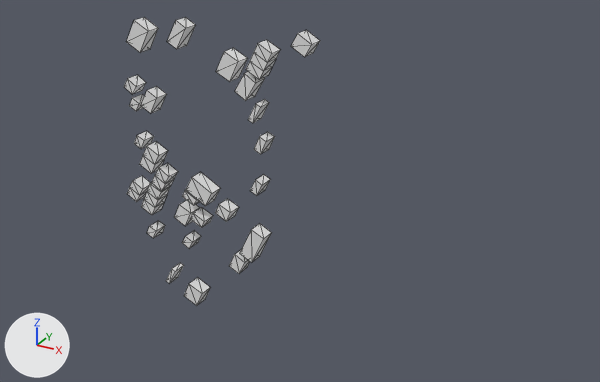
Renders of the glTF model output/glb/tile_519.glb from each side of a commit.
Before and after are seen from a 50 mm camera at (216.0, -405.0, 229.0) aimed at (-5.0, -2.0, 27.0). Every picture has the same lights, and +X, +Y and +Z are marked at lower left. The picture after the commit comes second. Mesh edges are drawn as thin lines. Vertices at exactly the same position are counted once.
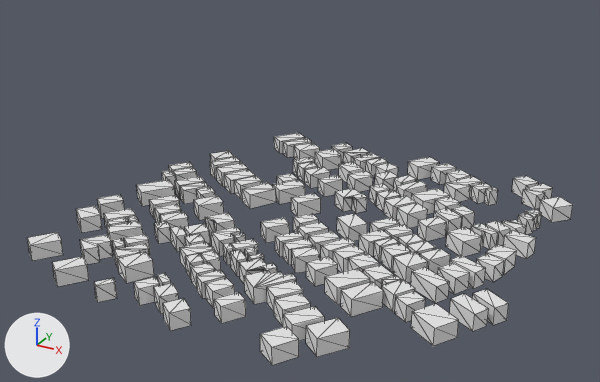
Boxes [x1, y1, x2, y2] around the edits, measured in the pictures (600 x 382 px; the box of a moved part takes in the faces that stretch with it):
'Mesh_0', reshaped (178% wider, 20% shorter): before [124, 17, 320, 306]; after [27, 133, 573, 365]
part 1 of me_mesh_0, moved or reshaped: before [215, 199, 239, 222]; after [471, 183, 492, 203]
part 2 of me_mesh_0, moved or reshaped: before [186, 172, 220, 206]; after [431, 163, 456, 185]
part 3 of me_mesh_0, moved or reshaped: before [229, 250, 250, 274]; after [512, 176, 539, 197]
part 4 of me_mesh_0, moved or reshaped: before [174, 200, 200, 226]; after [395, 291, 426, 322]
part 5 of me_mesh_0, moved or reshaped: before [182, 190, 200, 206]; after [382, 276, 401, 286]
part 6 of me_mesh_0, moved or reshaped: before [240, 224, 272, 263]; after [341, 282, 383, 317]
part 7 of me_mesh_0, moved or reshaped: before [182, 231, 201, 249]; after [185, 254, 204, 279]
part 8 of me_mesh_0, moved or reshaped: before [190, 207, 213, 228]; after [170, 226, 187, 252]
part 9 of me_mesh_0, moved or reshaped: before [147, 221, 165, 238]; after [155, 221, 171, 244]
part 10 of me_mesh_0, moved or reshaped: before [141, 86, 166, 113]; after [155, 204, 182, 223]
part 11 of me_mesh_0, moved or reshaped: before [250, 175, 271, 196]; after [162, 170, 176, 188]
part 12 of me_mesh_0, deleted: before [124, 17, 320, 306]
part 13 of me_mesh_0, added: after [27, 133, 573, 365]

Diff of the bpy script that builds the scene:
```diff
--- a/output/glb/tile_519.glb.py
+++ b/output/glb/tile_519.glb.py
@@ me_mesh_0 @@
 # used by ob_mesh_0; location = (0.0, 0.0, 0.0)
-me_mesh_0.from_pydata(...)  # 252 vertices, 350 faces; spans x -135.0..6.0, y -10.0..0.0, z -71.0..125.0
+me_mesh_0.from_pydata(...)  # 1218 vertices, 1541 faces; spans x -133.0..137.0, y -130.0..132.0, z 0.0..10.0
+# me_mesh_0 part 1: the loose piece of 8 vertices spanning x -63.0..-51.0, y -10.0..0.0, z -1.0..10.0 is multiplied about its middle by the matrix ((-0.131, 0.0, 1.022), (-1.022, 0.0, -0.131), (0.0, -1.03, 0.0)), then moved by (134.0, 103.0, 1.0)
+# me_mesh_0 part 2: the loose piece of 8 vertices spanning x -85.0..-65.0, y -10.0..0.0, z 6.0..24.0 is multiplied about its middle by the matrix ((-0.055, 0.0, 0.858), (-0.858, 0.0, -0.055), (0.0, -0.86, 0.0)), then moved by (119.0, 123.0, -10.0)
+# me_mesh_0 part 3: the loose piece of 8 vertices spanning x -54.0..-41.0, y -10.0..0.0, z -37.0..-23.0 is multiplied about its middle by the matrix ((0.189, 0.0, -1.145), (1.145, 0.0, 0.189), (0.0, -1.16, 0.0)), then moved by (148.0, 127.0, 35.0)
+# me_mesh_0 part 4: the loose piece of 8 vertices spanning x -96.0..-82.0, y -10.0..0.0, z -12.0..3.0 is multiplied about its middle by the matrix ((0.986, 0.0, 0.095), (-0.095, 0.0, 0.986), (0.0, -0.991, 0.0)), then moved by (178.0, -54.0, 10.0)
+# me_mesh_0 part 5: the loose piece of 8 vertices spanning x -88.0..-77.0, y -10.0..0.0, z 4.0..14.0 is multiplied about its middle by the matrix ((-0.119, 0.0, 0.911), (-0.911, 0.0, -0.119), (0.0, -0.919, 0.0)), then moved by (156.0, -41.0, -4.0)
+# me_mesh_0 part 6: the loose piece of 8 vertices spanning x -45.0..-27.0, y -10.0..0.0, z -26.0..-2.0 is multiplied about its middle by the matrix ((-0.923, 0.0, -0.118), (0.118, 0.0, -0.923), (0.0, -0.931, 0.0)), then moved by (101.0, -59.0, 19.0)
+# me_mesh_0 part 7: the loose piece of 8 vertices spanning x -91.0..-82.0, y -10.0..0.0, z -28.0..-20.0 is multiplied about its middle by the matrix ((-0.166, 0.0, 1.128), (-1.128, 0.0, -0.166), (0.0, -1.14, 0.0)), then moved by (55.0, -72.0, 29.0)
+# me_mesh_0 part 8: the loose piece of 8 vertices spanning x -83.0..-72.0, y -10.0..0.0, z -10.0..-1.0 is multiplied about its middle by the matrix ((1.091, 0.0, 0.203), (-0.203, 0.0, 1.091), (0.0, -1.11, 0.0)), then moved by (18.0, -49.0, 11.0)
+# me_mesh_0 part 9: the loose piece of 8 vertices spanning x -120.0..-112.0, y -10.0..0.0, z -28.0..-19.0 is multiplied about its middle by the matrix ((0.28, 0.0, -1.074), (1.074, 0.0, 0.28), (0.0, -1.11, 0.0)), then moved by (44.0, -46.0, 29.0)
+# me_mesh_0 part 10: the loose piece of 8 vertices spanning x -116.0..-103.0, y -10.0..0.0, z 62.0..77.0 is multiplied about its middle by the matrix ((1.099, 0.0, 0.156), (-0.156, 0.0, 1.099), (0.0, -1.11, 0.0)), then moved by (26.0, -26.0, -65.0)
+# me_mesh_0 part 11: the loose piece of 8 vertices spanning x -36.0..-27.0, y -10.0..0.0, z 22.0..32.0 is multiplied about its middle by the matrix ((0.179, 0.0, -1.075), (1.075, 0.0, 0.179), (0.0, -1.09, 0.0)), then moved by (-87.0, 20.0, -22.0)
+# me_mesh_0 part 12: 17 loose pieces with 164 vertices, spanning x -135.0..6.0, y -10.0..0.0, z -71.0..125.0, are deleted
+# me_mesh_0 part 13: 1130 vertices added at x -133.0..137.0, y -130.0..132.0, z 0.0..10.0
```
